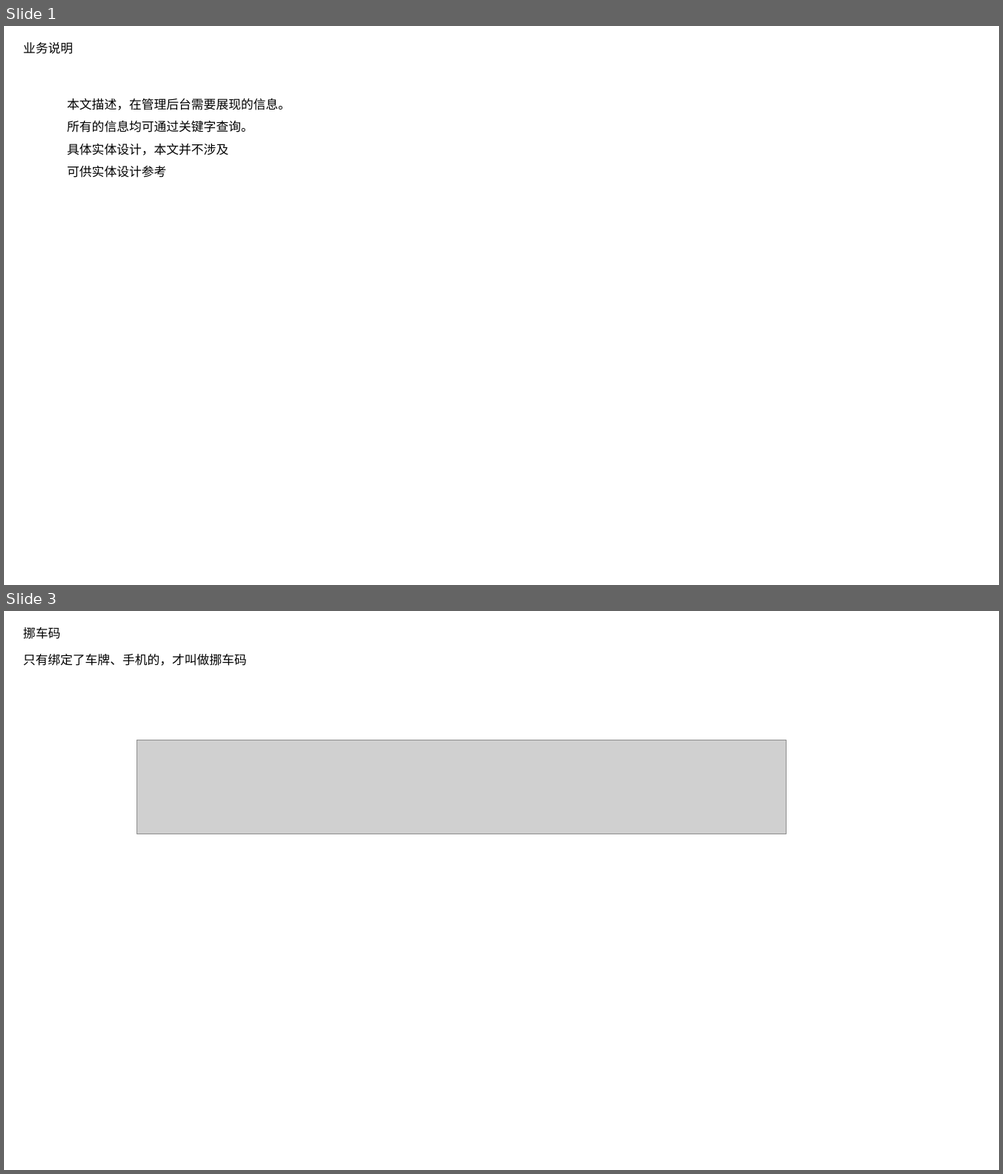
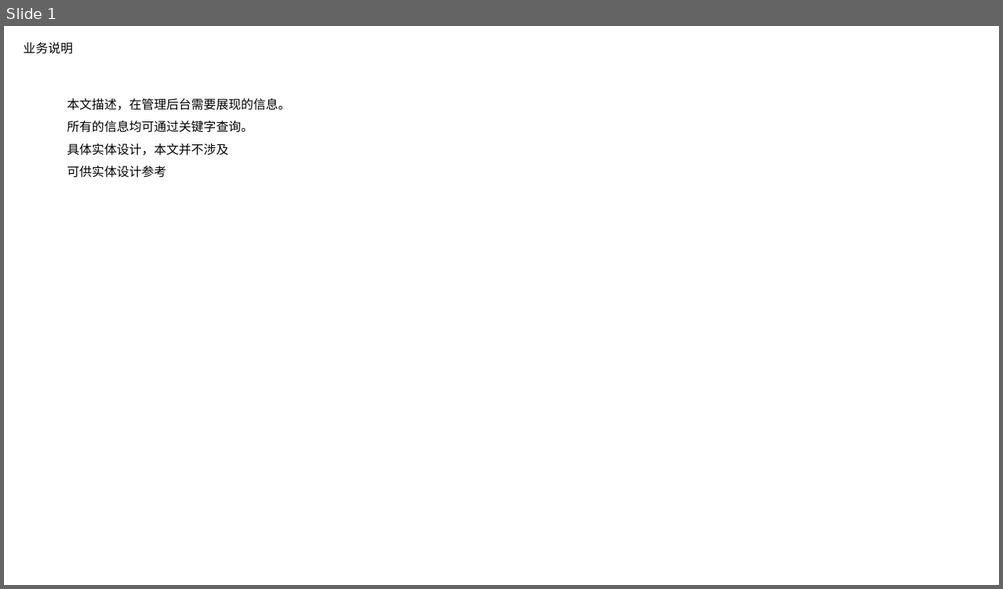
Before and after one commit to nixiaobing/kindpetro, a slide deck: product/扫码挪车/挪车产品设计-admin-陆陆畅版本.pptx. Shown one above the other, each under a label of ours: slides 1 and 3 before the commit, slide 1 after it; the slides between them are not shown. The pictures are 1003x1174 and 1003x589 pixels, drawn with LibreOffice and Linux fonts; fonts in the diff are those of the drawing; grey boxes stand for pictures. Boxes give left, top, right and bottom in pixels: in the first picture for what was removed or moved away, otherwise in the second. Text is boxed around its words. In the diff, an @@ line names an element or a change of style, - is before the commit and + after.

```diff
--- a/product/扫码挪车/挪车产品设计-admin-陆陆畅版本.pptx
+++ b/product/扫码挪车/挪车产品设计-admin-陆陆畅版本.pptx
@@ slide 3 removed at [4, 611, 999, 1170], background #FFFFFF @@
@@ title removed at [23, 627, 60, 639] @@
-挪车码
@@ text removed at [23, 654, 247, 666] @@
-只有绑定了车牌、手机的，才叫做挪车码
@@ picture removed at [136, 740, 787, 834] @@
```
Also in this commit, not shown: 7 slides added, 4 other slides removed, 3 other files.
